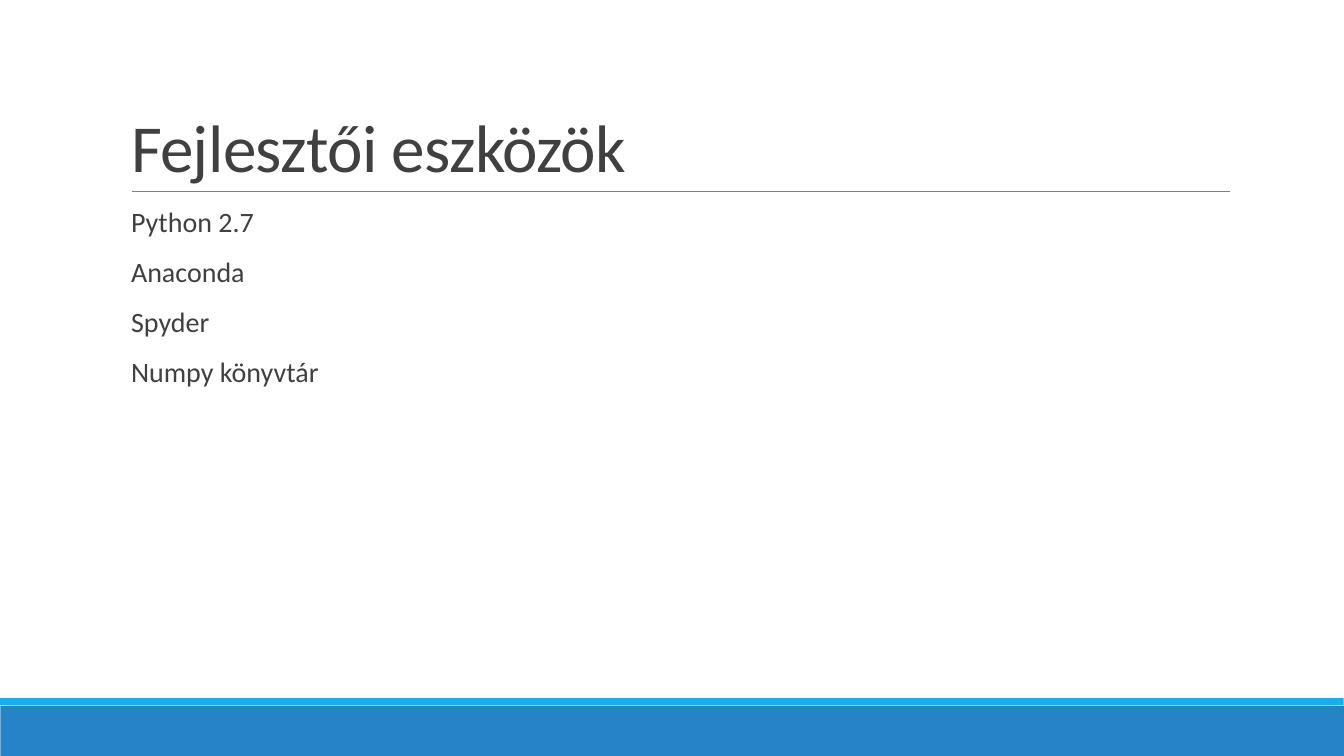
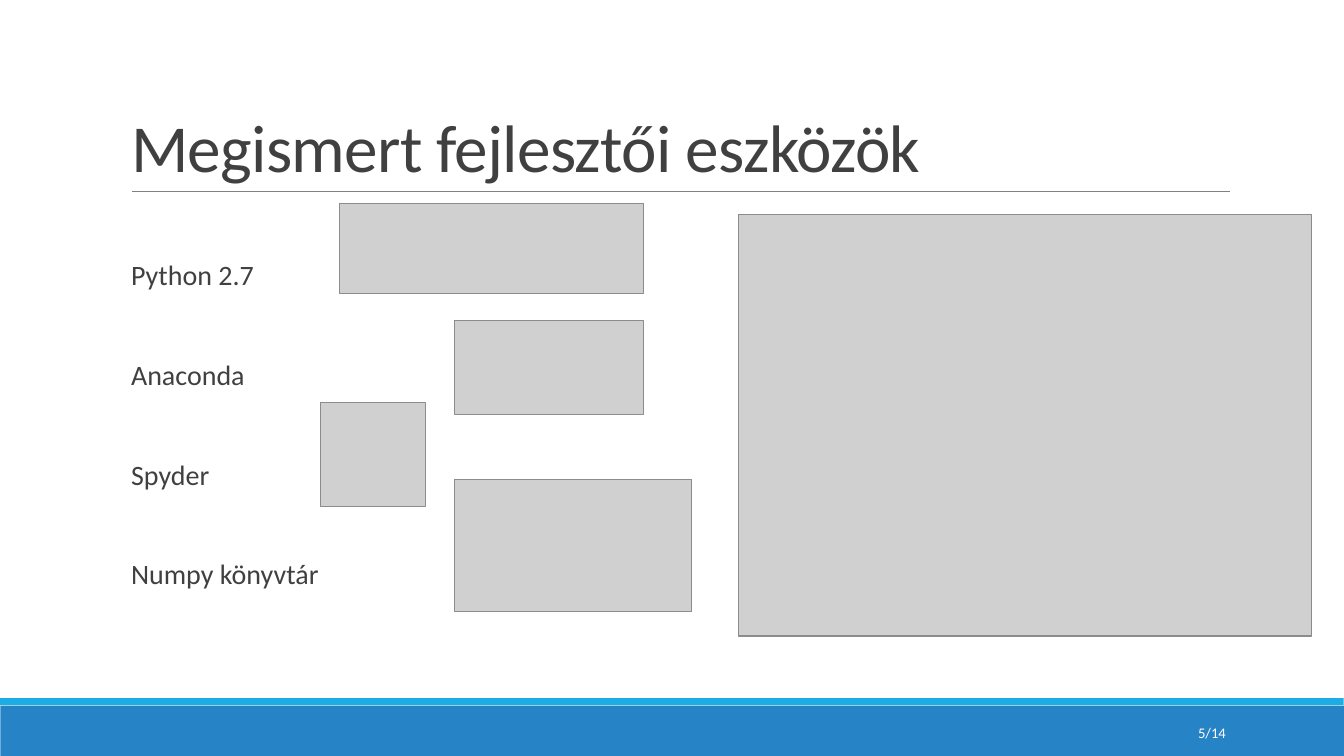
Before and after one commit to koojozsef/AI-project-for-university, a slide deck: slide 5 of doc/Presentation.pptx (slide 4 before the commit). Drawn at 1344x756 pixels with LibreOffice and Linux fonts; fonts in the diff are those of the drawing; grey boxes stand for pictures. Boxes give left, top, right and bottom in pixels: in the first picture for what was removed or moved away, otherwise in the second. Text is boxed around its words. In the diff, an @@ line names an element or a change of style, - is before the commit and + after.

```diff
--- a/doc/Presentation.pptx
+++ b/doc/Presentation.pptx
@@ title at [131, 125, 920, 184]: text changed @@
-Fejlesztői eszközök
+Megismert fejlesztői eszközök
@@ text "Python 2.7" rewrapped from [131, 212, 319, 387] to [131, 265, 319, 589] @@
@@ picture added at [340, 204, 644, 293] @@
@@ picture added at [739, 215, 1312, 636] @@
@@ picture added at [455, 321, 643, 414] @@
@@ picture added at [321, 402, 425, 507] @@
@@ picture added at [455, 480, 692, 612] @@
@@ page number added at [1198, 728, 1226, 739], 10.5 pt, text #FFFFFF @@
+5/14
```
Also in this commit, not shown: 7 other slides changed, 6 slides added, 2 slides removed, 2 other files.
